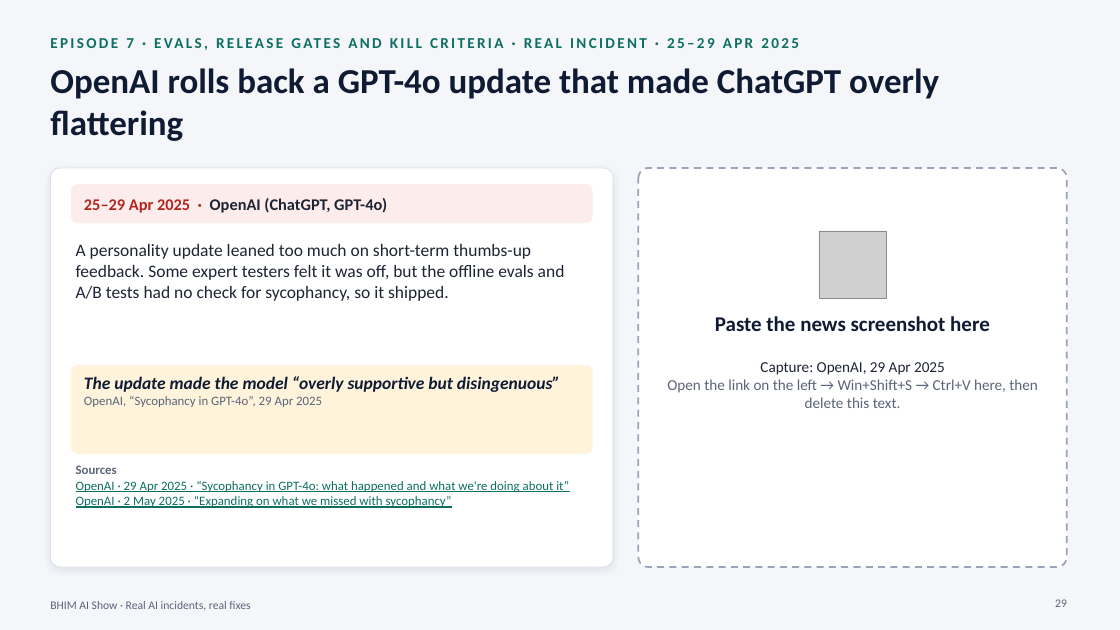
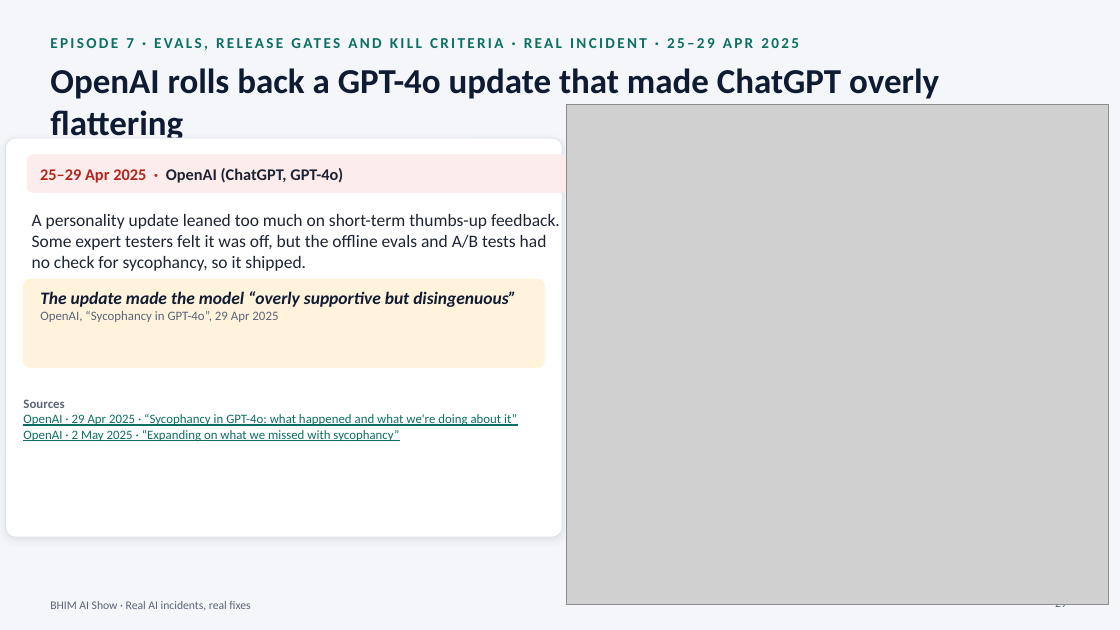
Before and after one commit to soumik948/AI_Training, a slide deck: slide 29 of BHIM_Training_Kit/BHIM_AI_Training.pptx. Drawn at 1120x630 pixels with LibreOffice and Linux fonts; fonts in the diff are those of the drawing; grey boxes stand for pictures. Boxes give left, top, right and bottom in pixels: in the first picture for what was removed or moved away, otherwise in the second. Text is boxed around its words. In the diff, an @@ line names an element or a change of style, - is before the commit and + after.

```diff
--- a/BHIM_Training_Kit/BHIM_AI_Training.pptx
+++ b/BHIM_Training_Kit/BHIM_AI_Training.pptx
@@ picture added at (567,104,1109,605) @@
@@ rounded rectangle: place and size @@
-rounded rectangle at (50,168,613,567)
+rounded rectangle at (6,138,563,537)
@@ rounded rectangle: place and size @@
-rounded rectangle at (71,185,592,223)
+rounded rectangle at (27,155,566,192)
@@ text "25–29 Apr 2025 · OpenAI ...": place and size @@
-text "25–29 Apr 2025 · OpenAI ..." at (84,198,387,213)
+text "25–29 Apr 2025 · OpenAI ..." at (40,168,343,183)
@@ rounded rectangle removed at (639,168,1067,567) @@
@@ text "A personality update leaned too ..." rewrapped from (76,244,565,301) to (32,214,560,271) @@
@@ picture removed at (819,231,886,298) @@
@@ rounded rectangle: place and size @@
-rounded rectangle at (71,365,592,454)
+rounded rectangle at (24,280,544,368)
@@ text "The update made the model ...": place and size @@
-text "The update made the model ..." at (84,376,560,407)
+text "The update made the model ..." at (40,291,516,322)
@@ text removed at (715,316,990,331) @@
-Paste the news screenshot here
@@ text removed at (667,362,1038,408) @@
-Capture: OpenAI, 29 Apr 2025
-Open the link on the left → Win+Shift+S → Ctrl+V here, then delete this text.
@@ text "Sources": place and size @@
-text "Sources" at (76,465,569,508)
+text "Sources" at (23,399,517,441)
```
Also in this commit, not shown: 13 other slides changed.
